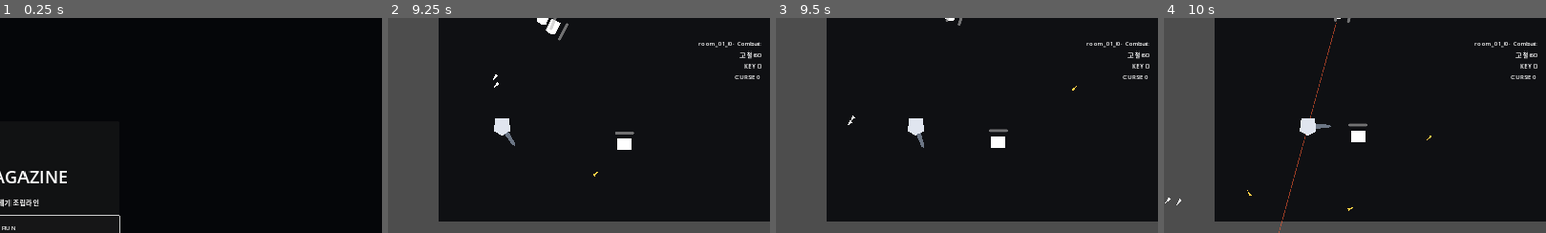
Above: before the commit, frames 1-4 (left to right).
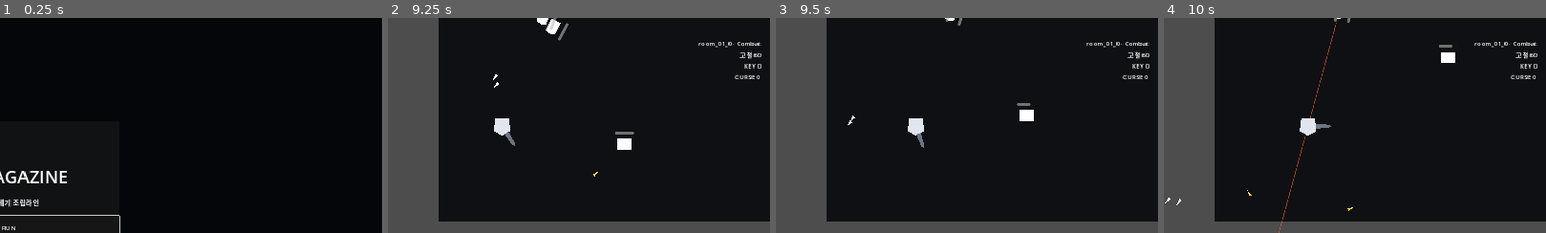
Above: after the commit, the same moments.

Repository: donly987647-max/Topdown-roguelite
Game: Godot game, scene res://scenes/main/RunMain.tscn
Same seed, same stepped clock (60 frames per second), same inputs: the game is played once before the commit and once after it.
Inputs (mouse positions are % of the whole screen's width and height, from its top left):
- Up to frame 1 (0.25 s): no input
- Up to frame 2 (9.25 s): click "NEW RUN" at 0.5 s; click "정비공 마라 HP 100 SPD 100% 시작 무기:…" at 1.25 s; click "정비공 마라 HP 100 SPD 100% 시작 무기:…" at 2 s; click "탈주병 케인 HP 90 SPD 105% 시작 무기: …" at 2.75 s; click "탈주병 케인 HP 90 SPD 105% 시작 무기: …" at 3.5 s; click "실험체 노바 HP 80 SPD 100% 시작 무기: …" at 4.25 s; click "실험체 노바 HP 80 SPD 100% 시작 무기: …" at 5 s; click "밀수업자 렉스 HP 95 SPD 100% 시작 무기:…" at 5.75 s; click "밀수업자 렉스 HP 95 SPD 100% 시작 무기:…" at 6.5 s; click "RUN START" at 7.25 s; click "Combat" at 8 s; tap Enter (ui_accept) at 8.75, 9.02 s; move the mouse to (72, 45) at 8.77 s; hold D (move_right) from 8.78 s (still down); tap Q (character_active) at 8.85 s; click (72, 45) at 8.92 s
- Up to frame 3 (9.5 s): keep holding D (move_right)
- Up to frame 4 (10 s): release D (move_right) at 9.5 s; drag from (30, 55) to (98, 25) at 9.52 s
The pictures show only the part of the screen within x 50-100%, y 0-50%; the shares and areas given below are measured in that part.

Frames 1-2 are identical in both runs. In frame 3, 0.5% of the frame differs, in the area x 55-79%, y 31-61%; in frame 4, 0.5%.

Commit message:
Fix melee enemy collision layers

Diff:
--- a/scenes/enemies/zone1_melee.tscn
+++ b/scenes/enemies/zone1_melee.tscn
@@ -10,6 +10,8 @@
 
 [node name="Zone1Melee" type="CharacterBody2D"]
 script = ExtResource("1")
+collision_layer = 16
+collision_mask = 3
 
 [node name="CollisionShape2D" type="CollisionShape2D" parent="."]
 shape = SubResource("CircleShape_body")
@@ -18,6 +20,10 @@
 polygon = PackedVector2Array(-18, -14, 18, -14, 18, 14, -18, 14)
 
 [node name="AttackArea" type="Area2D" parent="."]
+collision_layer = 64
+collision_mask = 4
+monitoring = true
+monitorable = false
 
 [node name="CollisionShape2D" type="CollisionShape2D" parent="AttackArea"]
 shape = SubResource("CircleShape_attack")
